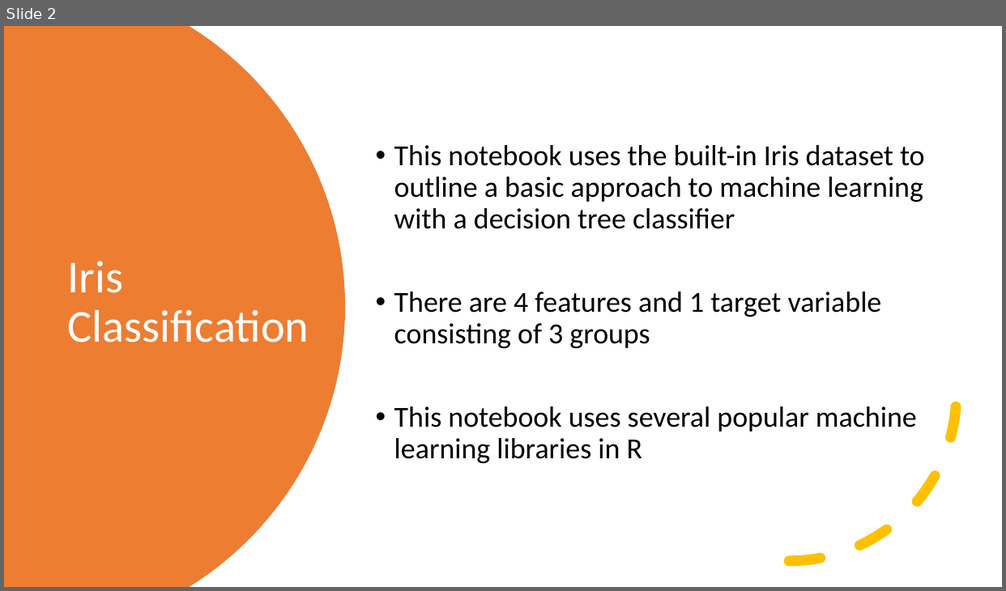
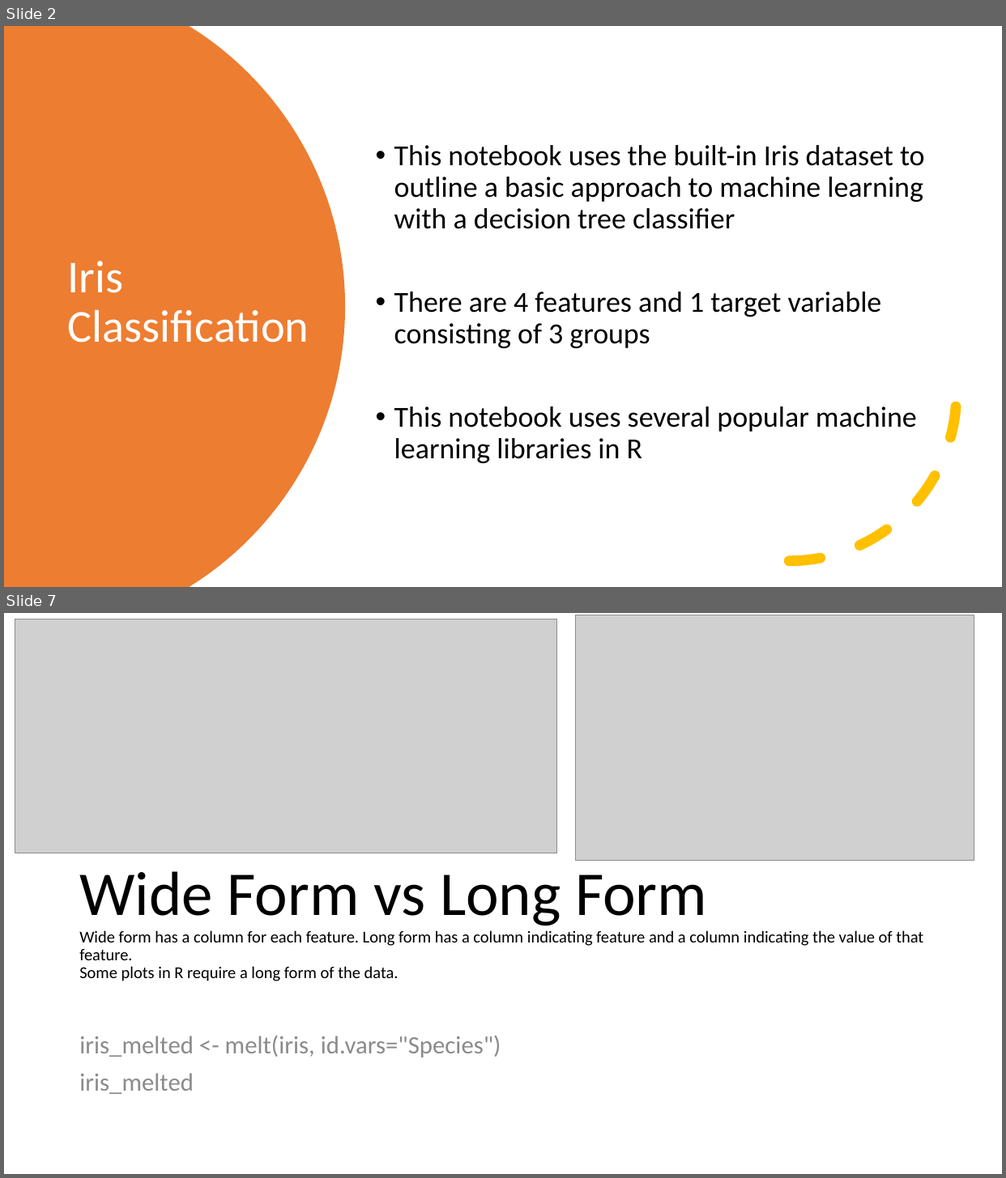
Before and after one commit to dlumian/R_Intro_Fall_2022, a slide deck: supplemental_topics/R_Iris_Examples.pptx. Shown one above the other, each under a label of ours: slide 2 before the commit, slides 2 and 7 after it; the slides between them are not shown. The pictures are 1006x591 and 1006x1178 pixels, drawn with LibreOffice and Linux fonts; fonts in the diff are those of the drawing; grey boxes stand for pictures. Boxes give left, top, right and bottom in pixels: in the first picture for what was removed or moved away, otherwise in the second. Text is boxed around its words. In the diff, an @@ line names an element or a change of style, - is before the commit and + after.

Commit message:
Updated notebook for Iris Decision Tree Model in R

```diff
--- a/supplemental_topics/R_Iris_Examples.pptx
+++ b/supplemental_topics/R_Iris_Examples.pptx
@@ slide 7 added at [4,613,1002,1174], background #FFFFFF @@
@@ picture added at [15,619,556,854] @@
@@ picture added at [575,615,974,860] @@
@@ title added at [79,871,923,982], 16 pt, text #000000 @@
+Wide Form vs Long Form
+Wide form has a column for each feature. Long form has a column indicating feature and a column indicating the value of that feature.
+Some plots in R require a long form of the data.
@@ text added at [79,1036,501,1094], 24 pt, text #8C8C8C @@
+iris_melted <- melt(iris, id.vars="Species")
+iris_melted
```
Also in this commit, not shown: 2 slides changed, 11 other slides added, 6 other files.
